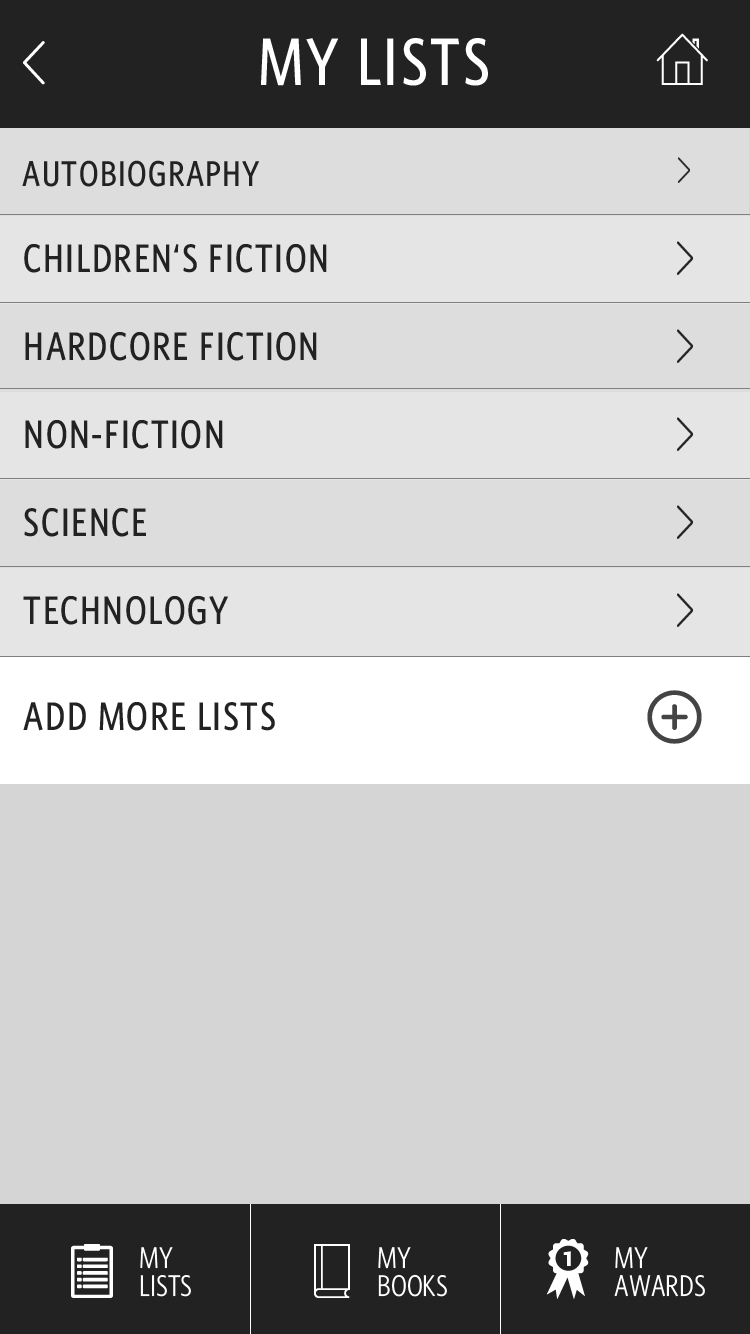
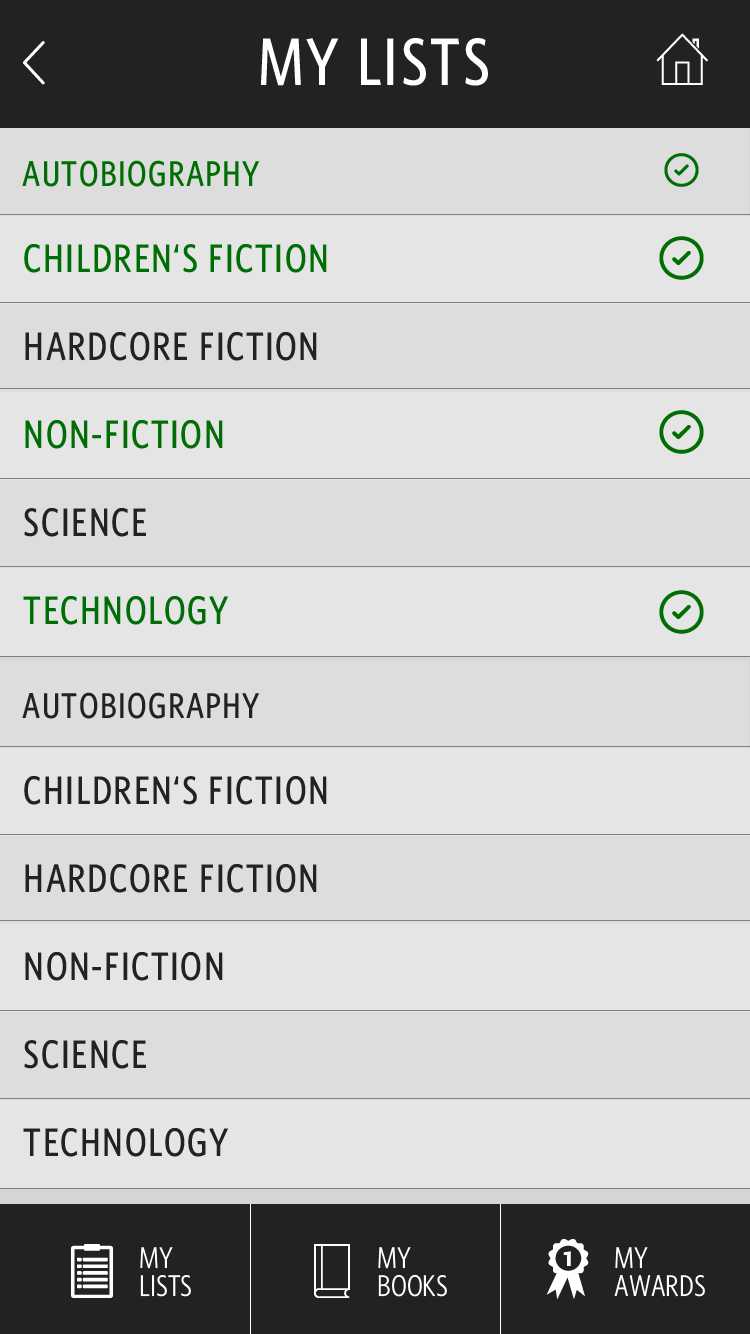
Comparing the layer stacks of the two 750px x 1334px images. Changes:
added group "All Lists" with 43 layers in group "My LIsts" over left=0, top=153, right=750, bottom=1189
added layer "Layer 13 copy 12" in group "All Lists" over left=0, top=1100, right=750, bottom=1188
added layer "Layer 13 copy 11" in group "All Lists" over left=0, top=1012, right=750, bottom=1100
added layer "Layer 13 copy 10" in group "All Lists" over left=0, top=924, right=750, bottom=1012
added layer "HARDCORE FICTION copy" in group "All Lists" over left=25, top=864, right=317, bottom=893
added layer "Layer 13 copy 9" in group "All Lists" over left=0, top=836, right=750, bottom=924
added layer "CHILDREN‘S FICTION copy" in group "All Lists" over left=24, top=776, right=327, bottom=805
added layer "Layer 13 copy 8" in group "All Lists" over left=0, top=748, right=750, bottom=836
added layer "AUTOBIOGRAPHY copy" in group "All Lists" over left=22, top=692, right=260, bottom=719
added layer "Layer 13 copy 7" in group "All Lists" over left=0, top=660, right=749, bottom=748
added layer "Layer 13 copy 5" (1st of 2, in "My LIsts" › "All Lists") in group "All Lists" over left=23, top=590, right=704, bottom=634
added layer "Layer 13 copy 3" (1st of 2, in "My LIsts" › "All Lists") in group "All Lists" over left=25, top=410, right=704, bottom=454
added layer "CHILDREN‘S FICTION" (1st of 2, in "My LIsts" › "All Lists") in group "All Lists" over left=24, top=244, right=327, bottom=273
added layer "Layer 13 copy" (1st of 2, in "My LIsts" › "All Lists") in group "All Lists" over left=24, top=236, right=704, bottom=280
added layer "Layer 13" (1st of 2, in "My LIsts" › "All Lists") in group "All Lists" over left=22, top=153, right=699, bottom=187
hid group "My List" (30 layers) over left=0, top=153, right=750, bottom=784
moved "ADD LISTS" above "Vector Smart Object" over left=23, top=702, right=275, bottom=731
…and 19 more changes (18 added, 1 painted)
